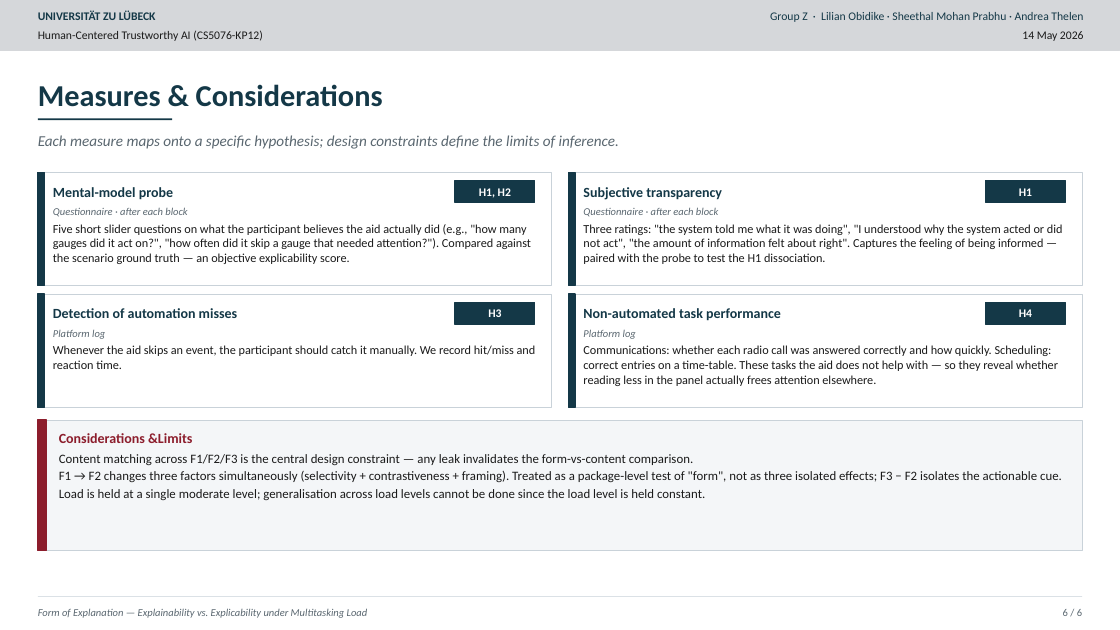
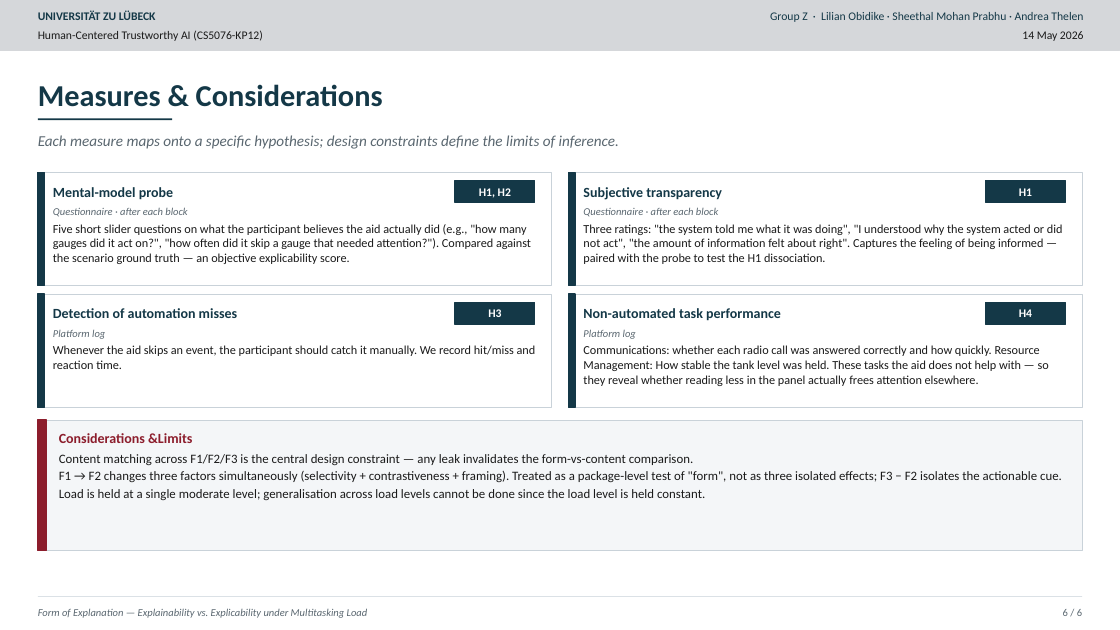
Before and after one commit to AndreaThelen/HumanCenteredAI, a slide deck: slide 6 of Documents/Study.pptx. Drawn at 1120x630 pixels with LibreOffice and Linux fonts; fonts in the diff are those of the drawing. Boxes give left, top, right and bottom in pixels: in the first picture for what was removed or moved away, otherwise in the second. Text is boxed around its words. In the diff, an @@ line names an element or a change of style, - is before the commit and + after.

```diff
--- a/Documents/Study.pptx
+++ b/Documents/Study.pptx
@@ text at [583,345,1049,386]: text changed @@
-Communications: whether each radio call was answered correctly and how quickly. Scheduling: correct entries on a time-table. These tasks the aid does not help with — so they reveal whether reading less in the panel actually frees attention elsewhere.
+Communications: whether each radio call was answered correctly and how quickly. Resource Management: How stable the tank level was held. These tasks the aid does not help with — so they reveal whether reading less in the panel actually frees attention elsewhere.
```
Also in this commit, not shown: 4 other slides changed.
